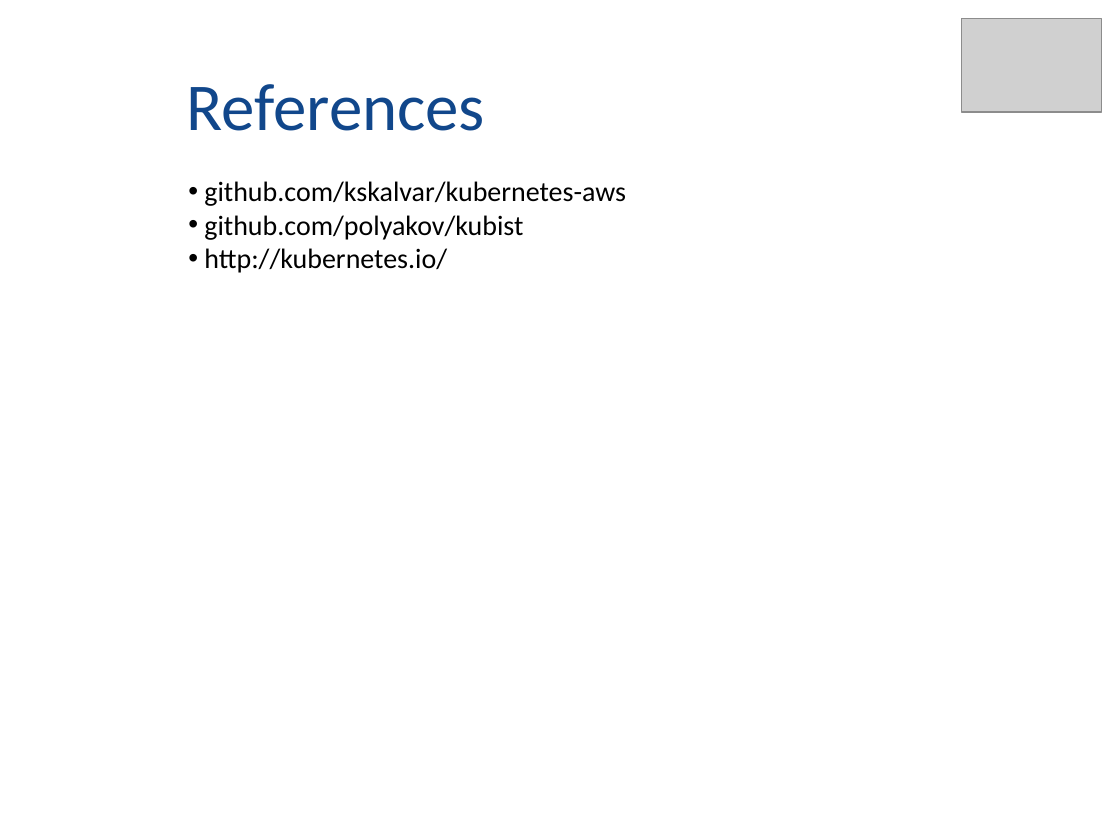
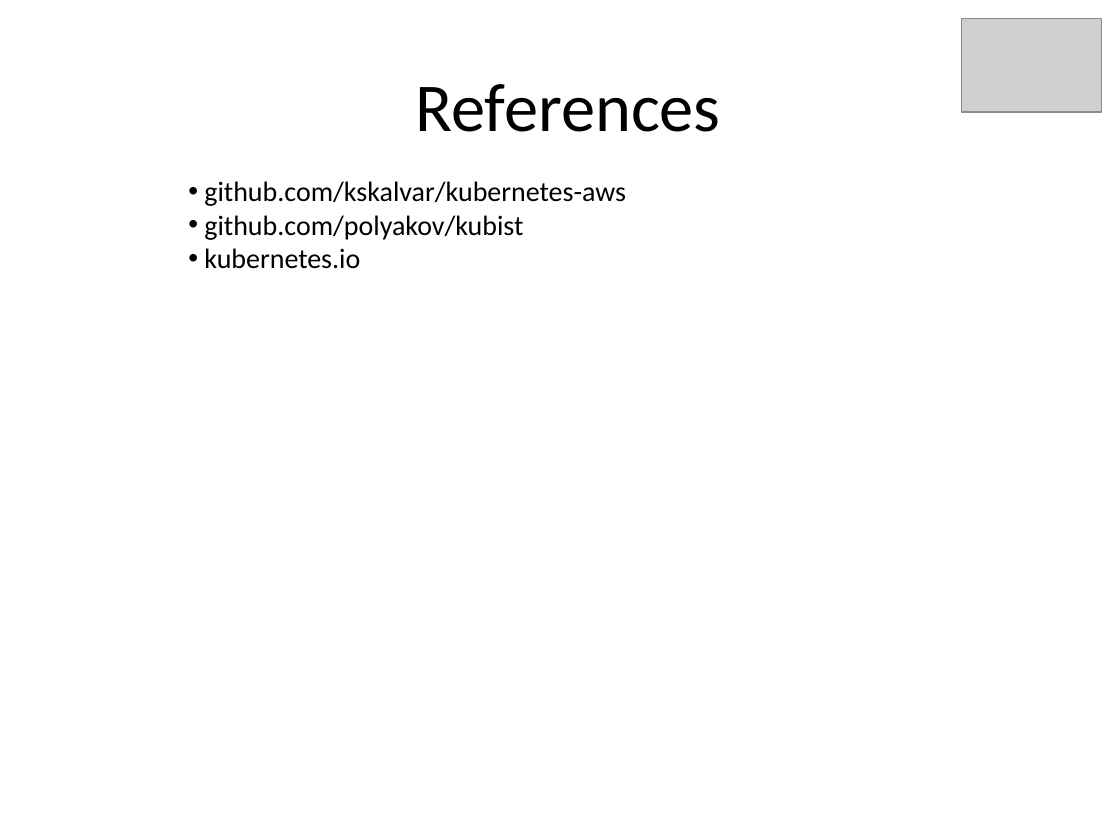
Before and after one commit to kskalvar/kubernetes-aws, a slide deck: slide 9 of docs/Docker-and-Kubernetes-on-AWS-QuickStart.pptx. Drawn at 1120x840 pixels with LibreOffice and Linux fonts; fonts in the diff are those of the drawing; grey boxes stand for pictures. Boxes give left, top, right and bottom in pixels: in the first picture for what was removed or moved away, otherwise in the second. Text is boxed around its words. In the diff, an @@ line names an element or a change of style, - is before the commit and + after.

```diff
--- a/docs/Docker-and-Kubernetes-on-AWS-QuickStart.pptx
+++ b/docs/Docker-and-Kubernetes-on-AWS-QuickStart.pptx
@@ text "References": place and size @@
-text "References" at <box>187,84,485,131</box>
+text "References" at <box>415,84,720,132</box>
@@ text "References" at <box>415,84,720,132</box>: size 43 to 44 pt, text colour #11478B to #000000; alignment left to centre @@
@@ text at <box>204,248,360,269</box>: text changed @@
-• http://kubernetes.io/
+• kubernetes.io
```
Also in this commit, not shown: 5 other slides changed, 3 other files.
